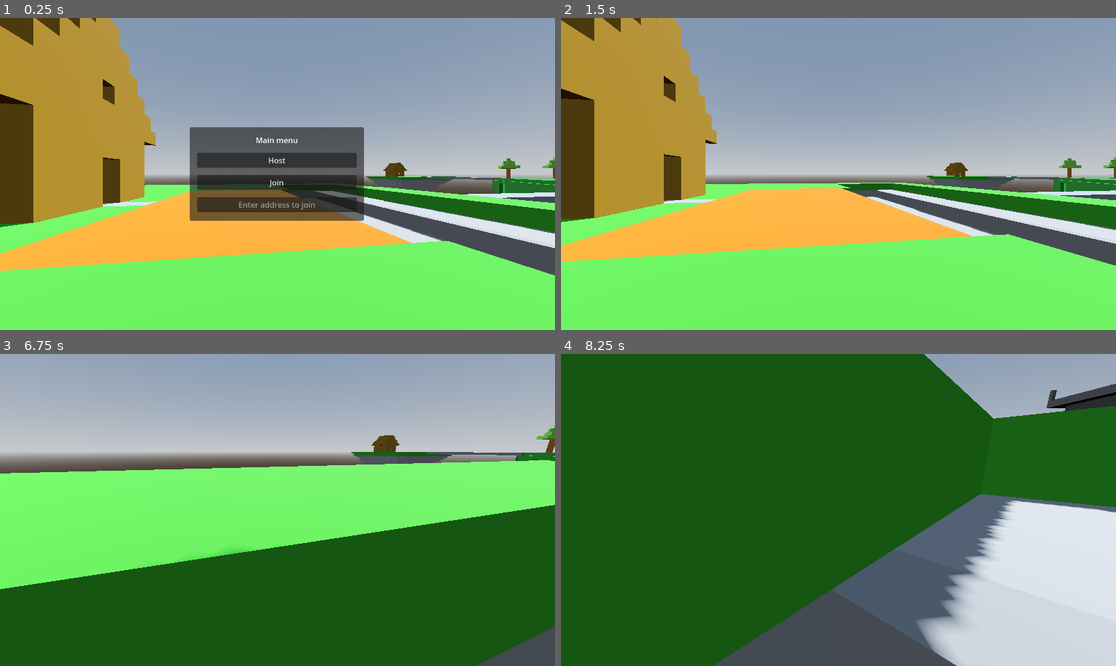
Above: before the commit, frames 1-4 (two rows, left to right).
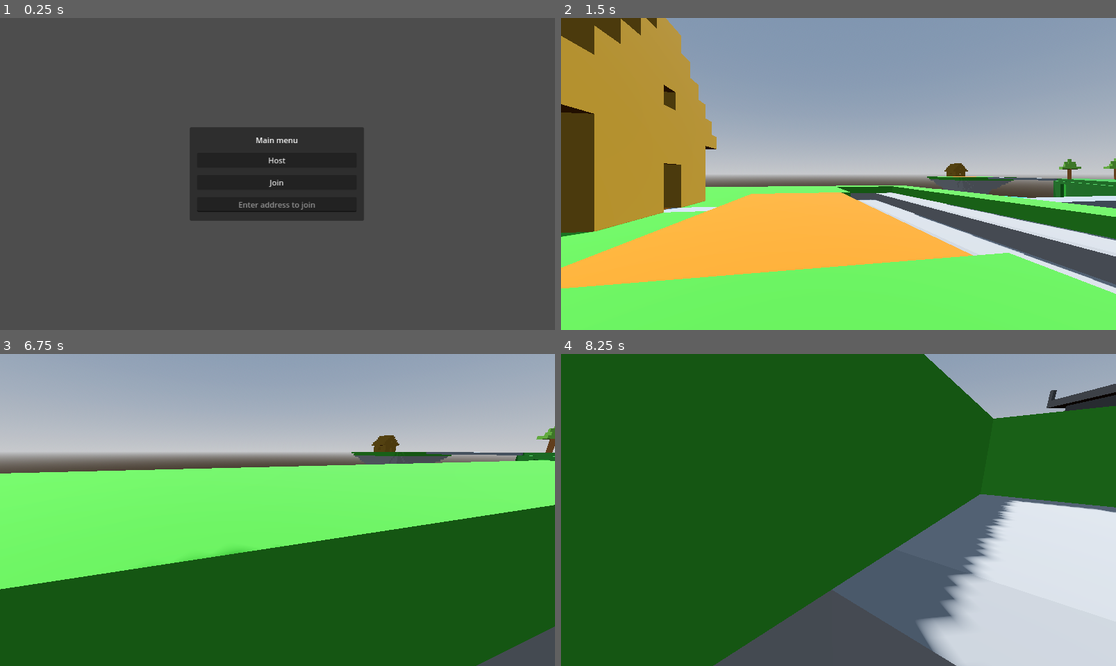
Above: after the commit, the same moments.

Repository: qdanq/Battle-duo
Game: Godot game, scene res://menu.tscn
The game is run twice, just before and just after one commit, with the same random seed, the same clock (stepped at 60 frames per second) and the same inputs. This scene is started directly instead of the project's main scene.
Inputs (mouse positions are in pixels of both pictures, inside the frame that each line leads up to):
- Up to frame 1 (0.25 s): no input
- Up to frame 2 (1.5 s): click (838, 205) at 0.52 s; type "12" at 0.6 s; click "Host" at 1.25 s
- Up to frame 3 (6.75 s): tap Enter (ui_accept) at 2, 2.27, 3.02, 4.25, 4.52, 5.27, 6.02 s; move the mouse to (305, 510) at 2.02 s; hold W (Up) from 2.03 s (still down); move the mouse to (249, 510) at 2.77 s; move the mouse to (288, 503) at 3.52 s; move the mouse to (271, 516) at 4.27 s; move the mouse to (316, 513) at 5.02 s; move the mouse to (233, 506) at 5.77 s; move the mouse to (283, 510) at 6.52 s
- Up to frame 4 (8.25 s): move the mouse to (816, 503) at 7.27 s; release W (Up) at 7.28 s; hold D (Right) 7.28-8.03 s; tap Enter (ui_accept) at 7.52 s; move the mouse to (866, 510) at 8.02 s; hold W (Up) from 8.03 s (still down)

The runs differ from the first frame. In frame 1, 94% of the frame differs, in the area x 0-100%, y 0-100%; in frame 2, 17%; in frame 3, less than 0.1%; in frame 4, less than 0.1%.

Commit message:
Fix player spawn.

Diff:
--- a/menu.gd
+++ b/menu.gd
@@ -3,7 +3,7 @@
 @onready var main_menu = $CanvasLayer/MainMenu
 @onready var address_entry = $CanvasLayer/MainMenu/MarginContainer/VBoxContainer
 
-const Game = preload("res://node_3d.tscn")
+const Player = preload("res://character_body_3d.tscn")
 const PORT = 9999
 var enet_peer = ENetMultiplayerPeer.new()
 
@@ -23,6 +23,6 @@
 	multiplayer.multiplayer_peer = enet_peer
 
 func add_player(peer_id):
-	var game = Game.instantiate()
-	game.name = str(peer_id)
-	add_child(game)
+	var player = Player.instantiate()
+	player.name = str(peer_id)
+	add_child(player)
--- a/menu.tscn
+++ b/menu.tscn
@@ -1,8 +1,7 @@
-[gd_scene load_steps=7 format=3 uid="uid://bw3omtnxxns6a"]
+[gd_scene load_steps=6 format=3 uid="uid://bw3omtnxxns6a"]
 
 [ext_resource type="Script" path="res://menu.gd" id="1_exm1j"]
 [ext_resource type="PackedScene" uid="uid://br6kftxrfdepx" path="res://node_3d.tscn" id="1_sos6o"]
-[ext_resource type="PackedScene" uid="uid://2rtnxadvyk3k" path="res://character_body_3d.tscn" id="3_056m6"]
 
 [sub_resource type="ProceduralSkyMaterial" id="ProceduralSkyMaterial_7dskq"]
 sky_horizon_color = Color(0.64625, 0.65575, 0.67075, 1)
@@ -76,7 +75,5 @@
 [node name="MultiplayerSpawner" type="MultiplayerSpawner" parent="."]
 spawn_path = NodePath("..")
 
-[node name="CharacterBody3D" parent="." instance=ExtResource("3_056m6")]
-
 [connection signal="pressed" from="CanvasLayer/MainMenu/MarginContainer/VBoxContainer/HostButton" to="." method="_on_host_button_pressed"]
 [connection signal="pressed" from="CanvasLayer/MainMenu/MarginContainer/VBoxContainer/JoinButton" to="." method="_on_join_button_pressed"]
